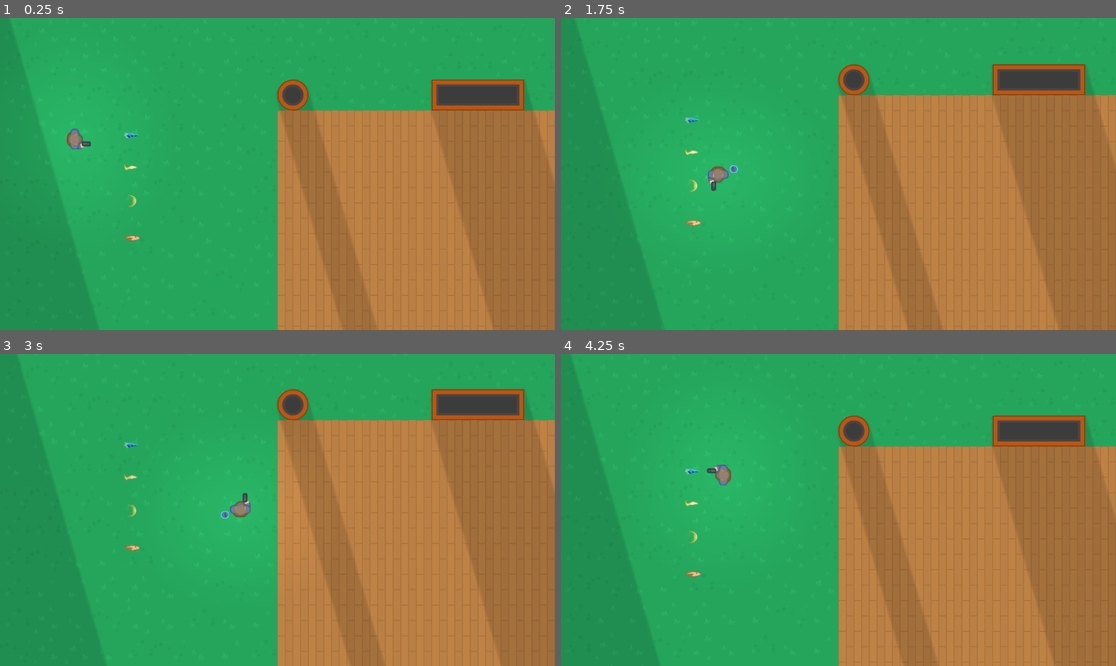
Above: before the commit, frames 1-4 (two rows, left to right).
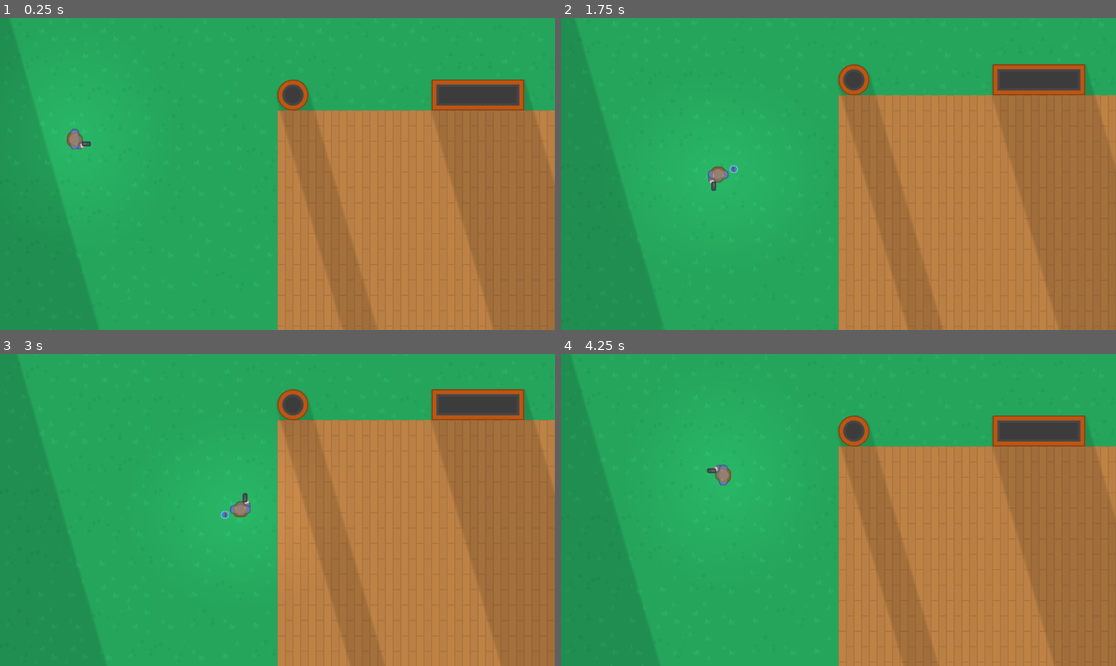
Above: after the commit, the same moments.

Repository: ChristopherDebray/godot_base
Game: Godot game, scene res://scenes/level/levels/level_test.tscn
The game is run twice, just before and just after one commit, with the same random seed, the same clock (stepped at 60 frames per second) and the same inputs.
Inputs (mouse positions are in pixels of both pictures, inside the frame that each line leads up to):
- Up to frame 1 (0.25 s): no input
- Up to frame 2 (1.75 s): tap Enter at 0.5 s; move the mouse to (960, 158) at 0.52 s; hold D (right) 0.53-1.28 s; click (960, 158) at 0.6 s; move the mouse to (727, 189) at 1.27 s; hold S (down) from 1.28 s (still down); tap 3 (b_3_action) at 1.35 s; click (727, 189) at 1.55 s
- Up to frame 3 (3 s): move the mouse to (333, 441) at 2.02 s; release S (down) at 2.03 s; hold D (right) 2.03-2.78 s; click (333, 441) at 2.1 s; move the mouse to (249, 572) at 2.77 s; hold W (up) from 2.78 s (still down); tap E (validate) at 2.85 s
- Up to frame 4 (4.25 s): click (810, 572) at 3.05 s; move the mouse to (1005, 556) at 3.52 s; release W (up) at 3.53 s; hold A (left) from 3.53 s (still down); tap 1 (x_1_action) at 3.6 s; click (1005, 556) at 3.8 s

The runs differ from the first frame. In frame 1, 0.1% of the frame differs, in the area x 22-26%, y 36-72%; in frame 2, 0.1%, in the area x 22-26%, y 31-67%; in frame 3, 0.1%; in frame 4, 0.1%.

Commit message:
feat: Added basic spell casting with rotation based on mouse target

Diff:
--- a/data/spells/enums.gd
+++ b/data/spells/enums.gd
@@ -9,7 +9,7 @@
 
 enum EFFECTS {
 	POISON,
-	FIRE,
+	BURN,
 	FREEZE,
 	SHOCK,
 	SLOW,
--- a/data/spells/fireball.tres
+++ /dev/null
@@ -1,13 +0,0 @@
-[gd_resource type="Resource" script_class="SpellData" load_steps=2 format=3 uid="uid://duwdh0k37wgb5"]
-
-[ext_resource type="Script" uid="uid://diwutlct8ajdn" path="res://data/spells/spell_data.gd" id="1_0kgil"]
-
-[resource]
-script = ExtResource("1_0kgil")
-name = "Fireball"
-damage = 30.0
-cooldown = 1.0
-effect = 1
-magnitude = 0.4
-range = 30.0
-metadata/_custom_type_script = "uid://diwutlct8ajdn"
--- /dev/null
+++ b/data/spells/spell_ressources/fireball.tres
@@ -0,0 +1,16 @@
+[gd_resource type="Resource" script_class="SpellData" load_steps=3 format=3 uid="uid://duwdh0k37wgb5"]
+
+[ext_resource type="Script" uid="uid://diwutlct8ajdn" path="res://data/spells/spell_ressources/spell_data.gd" id="1_5frx1"]
+[ext_resource type="PackedScene" uid="uid://dhobulbu1frnr" path="res://scenes/spell_book/spell_scenes/firebolt.tscn" id="1_10ohq"]
+
+[resource]
+script = ExtResource("1_5frx1")
+name = "Fireball"
+damage = 30.0
+cooldown = 1.0
+effect = 1
+magnitude = 0.4
+range = 30.0
+main_element = 0
+scene = ExtResource("1_10ohq")
+metadata/_custom_type_script = "uid://diwutlct8ajdn"
--- a/data/spells/ice_lance.tres
+++ b/data/spells/spell_ressources/ice_lance.tres
@@ -1,6 +1,6 @@
 [gd_resource type="Resource" script_class="SpellData" load_steps=2 format=3 uid="uid://02fk3wq0kekb"]
 
-[ext_resource type="Script" uid="uid://diwutlct8ajdn" path="res://data/spells/spell_data.gd" id="1_v8cpc"]
+[ext_resource type="Script" uid="uid://diwutlct8ajdn" path="res://data/spells/spell_ressources/spell_data.gd" id="1_v8cpc"]
 
 [resource]
 script = ExtResource("1_v8cpc")
--- a/data/spells/spell_data.gd
+++ b/data/spells/spell_ressources/spell_data.gd
@@ -9,4 +9,5 @@
 @export var effect: SpellEnums.EFFECTS
 @export var magnitude: float
 @export var range: float
+@export var main_element: SpellEnums.ELEMENTS
 @export var scene: PackedScene
--- a/data/spells/spell_scenes/firebolt.gd
+++ /dev/null
@@ -1,7 +0,0 @@
-extends "res://data/spells/spell_scenes/base_spell.gd"
-
-func _ready():
-	animated_sprite_2d.play('repeat')
-
-func on_hit():
-	animated_sprite_2d.play('hit')
--- a/data/spells/spells.gd
+++ b/data/spells/spells.gd
@@ -1,17 +1,17 @@
 extends Node
 
 const Enums = preload("res://data/spells/enums.gd")
-const SpellData = preload("res://data/spells/spell_data.gd")
+const SpellData = preload("res://data/spells/spell_ressources/spell_data.gd")
 
 const SPELLS: Dictionary = {
-	[Enums.ELEMENTS.FIRE, Enums.ELEMENTS.FIRE]: preload("res://data/spells/fireball.tres"),
+	[Enums.ELEMENTS.FIRE, Enums.ELEMENTS.FIRE]: preload("res://data/spells/spell_ressources/fireball.tres"),
 }
 
 const SPELLS_d: Dictionary = {
 	[Enums.ELEMENTS.FIRE, Enums.ELEMENTS.FIRE]: {
 		name = "Fireball",
 		damage = 10.5,
-		effect = Enums.EFFECTS.FIRE,
+		effect = Enums.EFFECTS.BURN,
 		magnitude = 1.0,
 		range = 30.5,
 		cooldown = 2.5
--- /dev/null
+++ b/data/statuses/effect_ressources/status_effect_data.gd
@@ -0,0 +1,11 @@
+extends Resource
+class_name StatusEffectData
+
+@export var name: String
+@export var stat: String           # ex: "speed", "life", "defense"
+@export var value_type: String     # "flat", "percent"
+@export var value: float
+@export var duration: float
+@export var damage_over_time: float
+@export var effect_timer: float    # every 2 sec you take the effect
+@export var overlay_color: Color
--- /dev/null
+++ b/scenes/_damageable/damageable.gd
@@ -0,0 +1,29 @@
+extends Node2D
+
+class_name Damageable
+
+const SpellEnums = preload("res://data/spells/enums.gd")
+
+@export var health: float = 10.0
+@export var resist_effects: Array[SpellEnums.EFFECTS] = []
+@export var resist_elements: Array[SpellEnums.ELEMENTS] = []
+
+func apply_damage(amount: float) -> void:
+	health -= amount
+	if health <= 0:
+		on_death()
+
+func apply_effect(effect: int) -> void:
+	if effect in resist_effects:
+		print("Immune to effect", effect)
+		return
+
+	print("Affected by effect:", effect)
+
+# Can be supercharged
+func on_death():
+	queue_free()
+
+## Realy used ? Since spell will apply the damage. Let's keep it like that for now
+func _on_hurtbox_body_shape_entered(body_rid: RID, body: Node2D, body_shape_index: int, local_shape_index: int) -> void:
+	pass # Replace with function body.
--- /dev/null
+++ b/scenes/_damageable/damageable.tscn
@@ -0,0 +1,12 @@
+[gd_scene load_steps=2 format=3 uid="uid://b2odxanbtxty4"]
+
+[ext_resource type="Script" uid="uid://cdoqf6w0fcfew" path="res://scenes/_damageable/damageable.gd" id="1_25i3q"]
+
+[node name="Damagable" type="Node2D"]
+script = ExtResource("1_25i3q")
+
+[node name="Hurtbox" type="Area2D" parent="."]
+
+[node name="CollisionShape2D" type="CollisionShape2D" parent="Hurtbox"]
+
+[connection signal="body_shape_entered" from="Hurtbox" to="." method="_on_hurtbox_body_shape_entered"]
--- /dev/null
+++ b/scenes/ennemy/base_enemy.gd
@@ -0,0 +1,3 @@
+extends Damageable
+
+@onready var animated_sprite_2d: AnimatedSprite2D = $AnimatedSprite2D
--- /dev/null
+++ b/scenes/ennemy/base_enemy.tscn
@@ -0,0 +1,10 @@
+[gd_scene load_steps=3 format=3 uid="uid://d31lqpkcyneij"]
+
+[ext_resource type="PackedScene" uid="uid://b2odxanbtxty4" path="res://scenes/_damageable/damageable.tscn" id="1_26sde"]
+[ext_resource type="Script" uid="uid://ck5ra04kx3r6w" path="res://scenes/ennemy/base_enemy.gd" id="2_7rgwx"]
+
+[node name="Damagable" instance=ExtResource("1_26sde")]
+script = ExtResource("2_7rgwx")
+health = 20.0
+
+[node name="AnimatedSprite2D" type="AnimatedSprite2D" parent="." index="1"]
--- a/scenes/level/level_base.tscn
+++ b/scenes/level/level_base.tscn
@@ -1,17 +1,9 @@
-[gd_scene load_steps=85 format=4 uid="uid://bm3vsdux3ux7u"]
+[gd_scene load_steps=19 format=4 uid="uid://bm3vsdux3ux7u"]
 
 [ext_resource type="Texture2D" uid="uid://dvx2i200wwho3" path="res://assets/sprite_sheets/floor.png" id="1_8lvw5"]
 [ext_resource type="Texture2D" uid="uid://d4gkkoci0wg2x" path="res://assets/sprite_sheets/grass.png" id="2_v8w54"]
 [ext_resource type="Texture2D" uid="uid://syk4em1wlbrl" path="res://assets/sprite_sheets/walls.png" id="3_rgbux"]
 [ext_resource type="PackedScene" uid="uid://cfeydvoqaen68" path="res://scenes/player/player.tscn" id="4_v8w54"]
-[ext_resource type="Texture2D" uid="uid://c3d4e8fqd1w61" path="res://assets/spells/Ice VFX 1 Hit.png" id="5_0mir8"]
-[ext_resource type="Texture2D" uid="uid://bahfevittxjpa" path="res://assets/spells/IceVFX 1 Repeatable.png" id="6_3twl4"]
-[ext_resource type="Texture2D" uid="uid://clus8uwqtsf6p" path="res://assets/spells/Ice VFX 1 Start.png" id="7_bpyhd"]
-[ext_resource type="Texture2D" uid="uid://ritqm4omn8h1" path="res://assets/spells/Thunder hit w blur.png" id="8_bpyhd"]
-[ext_resource type="Texture2D" uid="uid://jorxw04ap6rs" path="res://assets/spells/Thunder projectile1 w blur.png" id="9_5vprl"]
-[ext_resource type="Texture2D" uid="uid://bqua03ce0efbk" path="res://assets/spells/Wind Hit Effect.png" id="10_y7afd"]
-[ext_resource type="Texture2D" uid="uid://b1qrl86dmbdcs" path="res://assets/spells/Wind Projectile.png" id="11_fw6fb"]
-[ext_resource type="Texture2D" uid="uid://c53oglprnqbva" path="res://assets/spells/Firebolt SpriteSheet.png" id="12_fw6fb"]
 
 [sub_resource type="TileSetAtlasSource" id="TileSetAtlasSource_0mir8"]
 texture = ExtResource("2_v8w54")
@@ -148,441 +140,6 @@
 sources/3 = SubResource("TileSetAtlasSource_8lvw5")
 sources/4 = SubResource("TileSetAtlasSource_v8w54")
 
-[sub_resource type="AtlasTexture" id="AtlasTexture_5vprl"]
-atlas = ExtResource("5_0mir8")
-region = Rect2(0, 0, 48, 32)
-
-[sub_resource type="AtlasTexture" id="AtlasTexture_y7afd"]
-atlas = ExtResource("5_0mir8")
-region = Rect2(48, 0, 48, 32)
-
-[sub_resource type="AtlasTexture" id="AtlasTexture_fw6fb"]
-atlas = ExtResource("5_0mir8")
-region = Rect2(96, 0, 48, 32)
-
-[sub_resource type="AtlasTexture" id="AtlasTexture_ruaqi"]
-atlas = ExtResource("5_0mir8")
-region = Rect2(144, 0, 48, 32)
-
-[sub_resource type="AtlasTexture" id="AtlasTexture_y8l3a"]
-atlas = ExtResource("5_0mir8")
-region = Rect2(192, 0, 48, 32)
-
-[sub_resource type="AtlasTexture" id="AtlasTexture_r5tr5"]
-atlas = ExtResource("5_0mir8")
-region = Rect2(240, 0, 48, 32)
-
-[sub_resource type="AtlasTexture" id="AtlasTexture_g531s"]
-atlas = ExtResource("5_0mir8")
-region = Rect2(288, 0, 48, 32)
-
-[sub_resource type="AtlasTexture" id="AtlasTexture_mbvtx"]
-atlas = ExtResource("5_0mir8")
-region = Rect2(336, 0, 48, 32)
-
-[sub_resource type="AtlasTexture" id="AtlasTexture_7cdbm"]
-atlas = ExtResource("6_3twl4")
-region = Rect2(0, 0, 48, 32)
-
-[sub_resource type="AtlasTexture" id="AtlasTexture_aagx2"]
-atlas = ExtResource("6_3twl4")
-region = Rect2(48, 0, 48, 32)
-
-[sub_resource type="AtlasTexture" id="AtlasTexture_pq2ld"]
-atlas = ExtResource("6_3twl4")
-region = Rect2(96, 0, 48, 32)
-
-[sub_resource type="AtlasTexture" id="AtlasTexture_0ou4s"]
-atlas = ExtResource("6_3twl4")
-region = Rect2(144, 0, 48, 32)
-
-[sub_resource type="AtlasTexture" id="AtlasTexture_nqxo7"]
-atlas = ExtResource("6_3twl4")
-region = Rect2(192, 0, 48, 32)
-
-[sub_resource type="AtlasTexture" id="AtlasTexture_jqgae"]
-atlas = ExtResource("6_3twl4")
-region = Rect2(240, 0, 48, 32)
-
-[sub_resource type="AtlasTexture" id="AtlasTexture_6yqih"]
-atlas = ExtResource("6_3twl4")
-region = Rect2(288, 0, 48, 32)
-
-[sub_resource type="AtlasTexture" id="AtlasTexture_n6mvv"]
-atlas = ExtResource("6_3twl4")
-region = Rect2(336, 0, 48, 32)
-
-[sub_resource type="AtlasTexture" id="AtlasTexture_e8kjp"]
-atlas = ExtResource("6_3twl4")
-region = Rect2(384, 0, 48, 32)
-
-[sub_resource type="AtlasTexture" id="AtlasTexture_mykhb"]
-atlas = ExtResource("6_3twl4")
-region = Rect2(432, 0, 48, 32)
-
-[sub_resource type="AtlasTexture" id="AtlasTexture_qt375"]
-atlas = ExtResource("7_bpyhd")
-region = Rect2(0, 0, 48, 32)
-
-[sub_resource type="AtlasTexture" id="AtlasTexture_7u22m"]
-atlas = ExtResource("7_bpyhd")
-region = Rect2(48, 0, 48, 32)
-
-[sub_resource type="AtlasTexture" id="AtlasTexture_lhb7g"]
-atlas = ExtResource("7_bpyhd")
-region = Rect2(96, 0, 48, 32)
-
-[sub_resource type="SpriteFrames" id="SpriteFrames_e7uta"]
-animations = [{
-"frames": [{
-"duration": 1.0,
-"texture": SubResource("AtlasTexture_5vprl")
-}, {
-"duration": 1.0,
-"texture": SubResource("AtlasTexture_y7afd")
-}, {
-"duration": 1.0,
-"texture": SubResource("AtlasTexture_fw6fb")
-}, {
-"duration": 1.0,
-"texture": SubResource("AtlasTexture_ruaqi")
-}, {
-"duration": 1.0,
-"texture": SubResource("AtlasTexture_y8l3a")
-}, {
-"duration": 1.0,
-"texture": SubResource("AtlasTexture_r5tr5")
-}, {
-"duration": 1.0,
-"texture": SubResource("AtlasTexture_g531s")
-}, {
-"duration": 1.0,
-"texture": SubResource("AtlasTexture_mbvtx")
-}],
-"loop": true,
-"name": &"hit",
-"speed": 15.0
-}, {
-"frames": [{
-"duration": 1.0,
-"texture": SubResource("AtlasTexture_7cdbm")
-}, {
-"duration": 1.0,
-"texture": SubResource("AtlasTexture_aagx2")
-}, {
-"duration": 1.0,
-"texture": SubResource("AtlasTexture_pq2ld")
-}, {
-"duration": 1.0,
-"texture": SubResource("AtlasTexture_0ou4s")
-}, {
-"duration": 1.0,
-"texture": SubResource("AtlasTexture_nqxo7")
-}, {
-"duration": 1.0,
-"texture": SubResource("AtlasTexture_jqgae")
-}, {
-"duration": 1.0,
-"texture": SubResource("AtlasTexture_6yqih")
-}, {
-"duration": 1.0,
-"texture": SubResource("AtlasTexture_n6mvv")
-}, {
-"duration": 1.0,
-"texture": SubResource("AtlasTexture_e8kjp")
-}, {
-"duration": 1.0,
-"texture": SubResource("AtlasTexture_mykhb")
-}],
-"loop": true,
-"name": &"repeat",
-"speed": 15.0
-}, {
-"frames": [{
-"duration": 1.0,
-"texture": SubResource("AtlasTexture_qt375")
-}, {
-"duration": 1.0,
-"texture": SubResource("AtlasTexture_7u22m")
-}, {
-"duration": 1.0,
-"texture": SubResource("AtlasTexture_lhb7g")
-}],
-"loop": true,
-"name": &"start",
-"speed": 15.0
-}]
-
-[sub_resource type="AtlasTexture" id="AtlasTexture_e7uta"]
-atlas = ExtResource("8_bpyhd")
-region = Rect2(0, 0, 32, 32)
-
-[sub_resource type="AtlasTexture" id="AtlasTexture_pf4gt"]
-atlas = ExtResource("8_bpyhd")
-region = Rect2(32, 0, 32, 32)
-
-[sub_resource type="AtlasTexture" id="AtlasTexture_6a6ok"]
-atlas = ExtResource("8_bpyhd")
-region = Rect2(64, 0, 32, 32)
-
-[sub_resource type="AtlasTexture" id="AtlasTexture_kjht4"]
-atlas = ExtResource("8_bpyhd")
-region = Rect2(96, 0, 32, 32)
-
-[sub_resource type="AtlasTexture" id="AtlasTexture_gbbj8"]
-atlas = ExtResource("8_bpyhd")
-region = Rect2(128, 0, 32, 32)
-
-[sub_resource type="AtlasTexture" id="AtlasTexture_4dbk2"]
-atlas = ExtResource("8_bpyhd")
-region = Rect2(160, 0, 32, 32)
-
-[sub_resource type="AtlasTexture" id="AtlasTexture_5iokk"]
-atlas = ExtResource("9_5vprl")
-region = Rect2(0, 0, 32, 32)
-
-[sub_resource type="AtlasTexture" id="AtlasTexture_i2n18"]
-atlas = ExtResource("9_5vprl")
-region = Rect2(32, 0, 32, 32)
-
-[sub_resource type="AtlasTexture" id="AtlasTexture_qr0fb"]
-atlas = ExtResource("9_5vprl")
-region = Rect2(64, 0, 32, 32)
-
-[sub_resource type="AtlasTexture" id="AtlasTexture_demg4"]
-atlas = ExtResource("9_5vprl")
-region = Rect2(96, 0, 32, 32)
-
-[sub_resource type="AtlasTexture" id="AtlasTexture_ll7fk"]
-atlas = ExtResource("9_5vprl")
-region = Rect2(128, 0, 32, 32)
-
-[sub_resource type="SpriteFrames" id="SpriteFrames_bkeoi"]
-animations = [{
-"frames": [{
-"duration": 1.0,
-"texture": SubResource("AtlasTexture_e7uta")
-}, {
-"duration": 1.0,
-"texture": SubResource("AtlasTexture_pf4gt")
-}, {
-"duration": 1.0,
-"texture": SubResource("AtlasTexture_6a6ok")
-}, {
-"duration": 1.0,
-"texture": SubResource("AtlasTexture_kjht4")
-}, {
-"duration": 1.0,
-"texture": SubResource("AtlasTexture_gbbj8")
-}, {
-"duration": 1.0,
-"texture": SubResource("AtlasTexture_4dbk2")
-}],
-"loop": true,
-"name": &"hit",
-"speed": 13.0
-}, {
-"frames": [{
-"duration": 1.0,
-"texture": SubResource("AtlasTexture_5iokk")
-}, {
-"duration": 1.0,
-"texture": SubResource("AtlasTexture_i2n18")
-}, {
-"duration": 1.0,
-"texture": SubResource("AtlasTexture_qr0fb")
-}, {
-"duration": 1.0,
-"texture": SubResource("AtlasTexture_demg4")
-}, {
-"duration": 1.0,
-"texture": SubResource("AtlasTexture_ll7fk")
-}],
-"loop": true,
-"name": &"repeat",
-"speed": 15.0
-}]
-
-[sub_resource type="AtlasTexture" id="AtlasTexture_bkeoi"]
-atlas = ExtResource("10_y7afd")
-region = Rect2(0, 0, 32, 32)
-
-[sub_resource type="AtlasTexture" id="AtlasTexture_8oh2x"]
-atlas = ExtResource("10_y7afd")
-region = Rect2(32, 0, 32, 32)
-
-[sub_resource type="AtlasTexture" id="AtlasTexture_sh5mc"]
-atlas = ExtResource("10_y7afd")
-region = Rect2(64, 0, 32, 32)
-
-[sub_resource type="AtlasTexture" id="AtlasTexture_kw2ah"]
-atlas = ExtResource("10_y7afd")
-region = Rect2(0, 32, 32, 32)
-
-[sub_resource type="AtlasTexture" id="AtlasTexture_qct4v"]
-atlas = ExtResource("10_y7afd")
-region = Rect2(32, 32, 32, 32)
-
-[sub_resource type="AtlasTexture" id="AtlasTexture_0pb08"]
-atlas = ExtResource("10_y7afd")
-region = Rect2(64, 32, 32, 32)
-
-[sub_resource type="AtlasTexture" id="AtlasTexture_pfoky"]
-atlas = ExtResource("11_fw6fb")
-region = Rect2(0, 0, 32, 32)
-
-[sub_resource type="AtlasTexture" id="AtlasTexture_kel78"]
-atlas = ExtResource("11_fw6fb")
-region = Rect2(32, 0, 32, 32)
-
-[sub_resource type="AtlasTexture" id="AtlasTexture_v6s73"]
-atlas = ExtResource("11_fw6fb")
-region = Rect2(64, 0, 32, 32)
-
-[sub_resource type="AtlasTexture" id="AtlasTexture_j30q1"]
-atlas = ExtResource("11_fw6fb")
-region = Rect2(0, 32, 32, 32)
-
-[sub_resource type="AtlasTexture" id="AtlasTexture_ga4lw"]
-atlas = ExtResource("11_fw6fb")
-region = Rect2(32, 32, 32, 32)
-
-[sub_resource type="AtlasTexture" id="AtlasTexture_mocyt"]
-atlas = ExtResource("11_fw6fb")
-region = Rect2(64, 32, 32, 32)
-
-[sub_resource type="SpriteFrames" id="SpriteFrames_v6nyk"]
-animations = [{
-"frames": [{
-"duration": 1.0,
-"texture": SubResource("AtlasTexture_bkeoi")
-}, {
-"duration": 1.0,
-"texture": SubResource("AtlasTexture_8oh2x")
-}, {
-"duration": 1.0,
-"texture": SubResource("AtlasTexture_sh5mc")
-}, {
-"duration": 1.0,
-"texture": SubResource("AtlasTexture_kw2ah")
-}, {
-"duration": 1.0,
-"texture": SubResource("AtlasTexture_qct4v")
-}, {
-"duration": 1.0,
-"texture": SubResource("AtlasTexture_0pb08")
-}],
-"loop": true,
-"name": &"hit",
-"speed": 12.0
-}, {
-"frames": [{
-"duration": 1.0,
-"texture": SubResource("AtlasTexture_pfoky")
-}, {
-"duration": 1.0,
-"texture": SubResource("AtlasTexture_kel78")
-}, {
-"duration": 1.0,
-"texture": SubResource("AtlasTexture_v6s73")
-}, {
-"duration": 1.0,
-"texture": SubResource("AtlasTexture_j30q1")
-}, {
-"duration": 1.0,
-"texture": SubResource("AtlasTexture_ga4lw")
-}, {
-"duration": 1.0,
-"texture": SubResource("AtlasTexture_mocyt")
-}],
-"loop": true,
-"name": &"repeat",
-"speed": 15.0
-}]
-
-[sub_resource type="AtlasTexture" id="AtlasTexture_v6nyk"]
-atlas = ExtResource("12_fw6fb")
-region = Rect2(240, 0, 48, 48)
-
-[sub_resource type="AtlasTexture" id="AtlasTexture_0bjyn"]
-atlas = ExtResource("12_fw6fb")
-region = Rect2(288, 0, 48, 48)
-
-[sub_resource type="AtlasTexture" id="AtlasTexture_tsvr3"]
-atlas = ExtResource("12_fw6fb")
-region = Rect2(336, 0, 48, 48)
-
-[sub_resource type="AtlasTexture" id="AtlasTexture_vy0l3"]
-atlas = ExtResource("12_fw6fb")
-region = Rect2(384, 0, 48, 48)
-
-[sub_resource type="AtlasTexture" id="AtlasTexture_qo083"]
-atlas = ExtResource("12_fw6fb")
-region = Rect2(432, 0, 48, 48)
-
-[sub_resource type="AtlasTexture" id="AtlasTexture_bs1h4"]
-atlas = ExtResource("12_fw6fb")
-region = Rect2(480, 0, 48, 48)
-
-[sub_resource type="AtlasTexture" id="AtlasTexture_s33uf"]
-atlas = ExtResource("12_fw6fb")
-region = Rect2(0, 0, 48, 48)
-
-[sub_resource type="AtlasTexture" id="AtlasTexture_56vuw"]
-atlas = ExtResource("12_fw6fb")
-region = Rect2(48, 0, 48, 48)
-
-[sub_resource type="AtlasTexture" id="AtlasTexture_dyua4"]
-atlas = ExtResource("12_fw6fb")
-region = Rect2(96, 0, 48, 48)
-
-[sub_resource type="AtlasTexture" id="AtlasTexture_x8p2r"]
-atlas = ExtResource("12_fw6fb")
-region = Rect2(144, 0, 48, 48)
-
-[sub_resource type="SpriteFrames" id="SpriteFrames_vols0"]
-animations = [{
-"frames": [{
-"duration": 1.0,
-"texture": SubResource("AtlasTexture_v6nyk")
-}, {
-"duration": 1.0,
-"texture": SubResource("AtlasTexture_0bjyn")
-}, {
-"duration": 1.0,
-"texture": SubResource("AtlasTexture_tsvr3")
-}, {
-"duration": 1.0,
-"texture": SubResource("AtlasTexture_vy0l3")
-}, {
-"duration": 1.0,
-"texture": SubResource("AtlasTexture_qo083")
-}, {
-"duration": 1.0,
-"texture": SubResource("AtlasTexture_bs1h4")
-}],
-"loop": true,
-"name": &"hit",
-"speed": 10.0
-}, {
-"frames": [{
-"duration": 1.0,
-"texture": SubResource("AtlasTexture_s33uf")
-}, {
-"duration": 1.0,
-"texture": SubResource("AtlasTexture_56vuw")
-}, {
-"duration": 1.0,
-"texture": SubResource("AtlasTexture_dyua4")
-}, {
-"duration": 1.0,
-"texture": SubResource("AtlasTexture_x8p2r")
-}],
-"loop": true,
-"name": &"repeat",
-"speed": 10.0
-}]
-
 [node name="LevelBase" type="Node2D"]
 
 [node name="CanvasLayer" type="CanvasLayer" parent="."]
@@ -627,28 +184,3 @@
 [node name="Lights" type="Node2D" parent="."]
 
 [node name="DecorationsIntangible" type="Node2D" parent="."]
-
-[node name="Ice" type="AnimatedSprite2D" parent="."]
-position = Vector2(361, 400)
-sprite_frames = SubResource("SpriteFrames_e7uta")
-animation = &"repeat"
-frame_progress = 0.317455
-offset = Vector2(-85, -157)
-
-[node name="lightningBolt" type="AnimatedSprite2D" parent="."]
-position = Vector2(271, 311)
-sprite_frames = SubResource("SpriteFrames_bkeoi")
-animation = &"repeat"
-frame_progress = 0.437523
-
-[node name="Wind" type="AnimatedSprite2D" parent="."]
-position = Vector2(274, 380)
-sprite_frames = SubResource("SpriteFrames_v6nyk")
-animation = &"repeat"
-frame_progress = 0.867469
-
-[node name="Fire" type="AnimatedSprite2D" parent="."]
-position = Vector2(269, 451)
-sprite_frames = SubResource("SpriteFrames_vols0")
-animation = &"repeat"
-frame_progress = 0.833635
--- /dev/null
+++ b/scenes/objects/damageables/base_damageable_object.gd
@@ -0,0 +1 @@
+extends Damageable
--- /dev/null
+++ b/scenes/objects/damageables/base_damageable_object.tscn
@@ -0,0 +1,15 @@
+[gd_scene load_steps=3 format=3 uid="uid://btkxydna1wqfb"]
+
+[ext_resource type="PackedScene" uid="uid://b2odxanbtxty4" path="res://scenes/_damageable/damageable.tscn" id="1_kb8g0"]
+[ext_resource type="Script" uid="uid://dlw3p4jx2h6tn" path="res://scenes/objects/damageables/base_damageable_object.gd" id="2_jew2j"]
+
+[node name="Damagable" instance=ExtResource("1_kb8g0")]
+script = ExtResource("2_jew2j")
+
+[node name="CanvasModulate" type="CanvasModulate" parent="." index="1"]
+visible = false
+color = Color(1, 0.435294, 0.431373, 1)
+
+[node name="Sprite2D" type="Sprite2D" parent="." index="2"]
+region_enabled = true
+region_rect = Rect2(20, 20, 100, 100)
--- a/scenes/player/player.tscn
+++ b/scenes/player/player.tscn
@@ -98,6 +98,7 @@
 one_shot = true
 
 [node name="SpellBook" parent="." instance=ExtResource("5_p47bc")]
+position = Vector2(24, 0)
 
 [connection signal="timeout" from="TimerFirstElement" to="." method="_on_timer_first_element_timeout"]
 [connection signal="timeout" from="TimerSecondElement" to="." method="_on_timer_second_element_timeout"]
--- a/scenes/spell_book/spell_book.gd
+++ b/scenes/spell_book/spell_book.gd
@@ -1,6 +1,4 @@
 extends Node2D
-
-@onready var spell_book: Node2D = $"."
 
 const SpellEnums = preload("res://data/spells/enums.gd")
 const SpellData = preload("res://data/spells/spells.gd")
@@ -38,7 +36,10 @@
 	var spell = get_spell_from_elements(active_elements)
 	if (!spell):
 		return
-	print("Casting spell:", spell.name)
+
+	var spellInstance = spell.scene.instantiate()
+	spellInstance.init(aim_direction, global_position)
+	get_tree().root.add_child(spellInstance)
 
 func register_spells():
 	for key in SpellData.SPELLS.keys():
--- a/data/spells/spell_scenes/base_spell.gd
+++ b/scenes/spell_book/spell_scenes/base_spell.gd
@@ -1,4 +1,6 @@
 extends Node2D
+
+class_name BaseSpell
 
 const Enums = preload("res://data/spells/enums.gd")
 
@@ -31,14 +33,13 @@
 	else:
 		apply_damage_and_effect(body)
 
-	# Calls an effect or override
 	on_hit()
 
 func apply_damage_and_effect(target):
-	if target.has_method("apply_damage"):
-		target.apply_damage(damage)
-	if target.has_method("apply_effect"):
-		target.apply_effect(effect)
+	var hurtable = target.get_node_or_null("Hurtable")
+	if hurtable:
+		hurtable.apply_damage(damage)
+		hurtable.apply_effect(effect)
 
 # Call the supercharged in the children
 func on_hit():
--- a/data/spells/spell_scenes/base_spell.tscn
+++ b/scenes/spell_book/spell_scenes/base_spell.tscn
@@ -1,6 +1,6 @@
 [gd_scene load_steps=2 format=3 uid="uid://dvi8nh3ajbj86"]
 
-[ext_resource type="Script" uid="uid://q7jvubseryg7" path="res://data/spells/spell_scenes/firebolt.gd" id="1_krdjp"]
+[ext_resource type="Script" uid="uid://q7jvubseryg7" path="res://scenes/spell_book/spell_scenes/firebolt.gd" id="1_krdjp"]
 
 [node name="BaseSpell" type="Node2D"]
 script = ExtResource("1_krdjp")
--- /dev/null
+++ b/scenes/spell_book/spell_scenes/firebolt.gd
@@ -0,0 +1,19 @@
+extends "res://scenes/spell_book/spell_scenes/base_spell.gd"
+
+var _dir_of_travel: Vector2 = Vector2.ZERO
+const SPEED: float = 400.0
+
+func init(aim_direction: Vector2, start_pos: Vector2) -> void:
+	_dir_of_travel = aim_direction
+	global_position = start_pos
+	print(aim_direction)
+
+func _ready():
+	animated_sprite_2d.play('repeat')
+	rotation = _dir_of_travel.angle()
+
+func _physics_process(delta: float) -> void:
+	position += SPEED * delta * _dir_of_travel
+
+func on_hit():
+	animated_sprite_2d.play('hit')
--- a/data/spells/spell_scenes/firebolt.tscn
+++ b/scenes/spell_book/spell_scenes/firebolt.tscn
@@ -1,6 +1,6 @@
 [gd_scene load_steps=16 format=3 uid="uid://dhobulbu1frnr"]
 
-[ext_resource type="PackedScene" uid="uid://dvi8nh3ajbj86" path="res://data/spells/spell_scenes/base_spell.tscn" id="1_g4hyk"]
+[ext_resource type="PackedScene" uid="uid://dvi8nh3ajbj86" path="res://scenes/spell_book/spell_scenes/base_spell.tscn" id="1_g4hyk"]
 [ext_resource type="Texture2D" uid="uid://c53oglprnqbva" path="res://assets/spells/Firebolt SpriteSheet.png" id="2_kq6xw"]
 
 [sub_resource type="AtlasTexture" id="AtlasTexture_n30bg"]
Binary file added: assets/images/decorations/TopDownHouse_SmallItems.png
Not shown, added: assets/images/decorations/TopDownHouse_SmallItems.png.import
Renamed: data/spells/spell_data.gd.uid -> data/spells/spell_ressources/spell_data.gd.uid
Not shown, added: data/statuses/effect_ressources/status_effect_data.gd.uid
Not shown, added: scenes/_damageable/damageable.gd.uid
Not shown, added: scenes/ennemy/base_enemy.gd.uid
Not shown, added: scenes/objects/damageables/base_damageable_object.gd.uid
Renamed: data/spells/spell_scenes/base_spell.gd.uid -> scenes/spell_book/spell_scenes/base_spell.gd.uid
Renamed: data/spells/spell_scenes/firebolt.gd.uid -> scenes/spell_book/spell_scenes/firebolt.gd.uid
